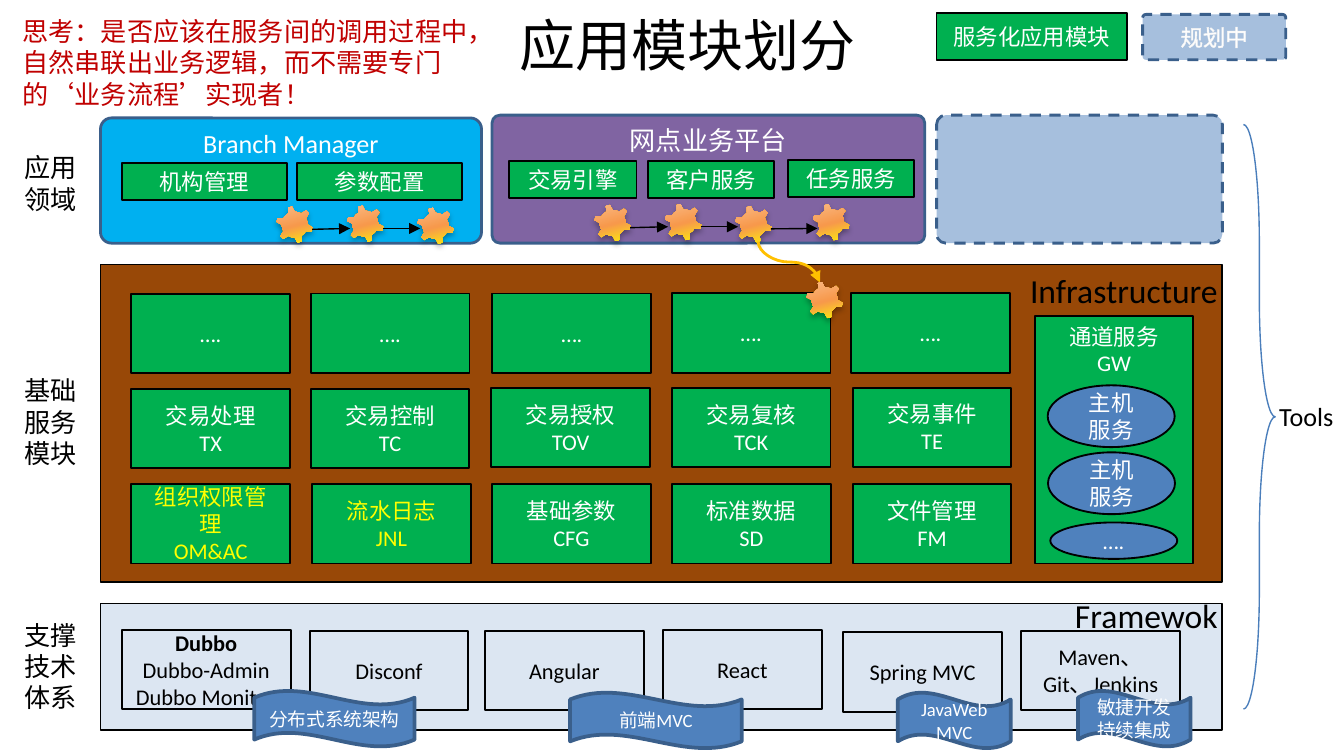
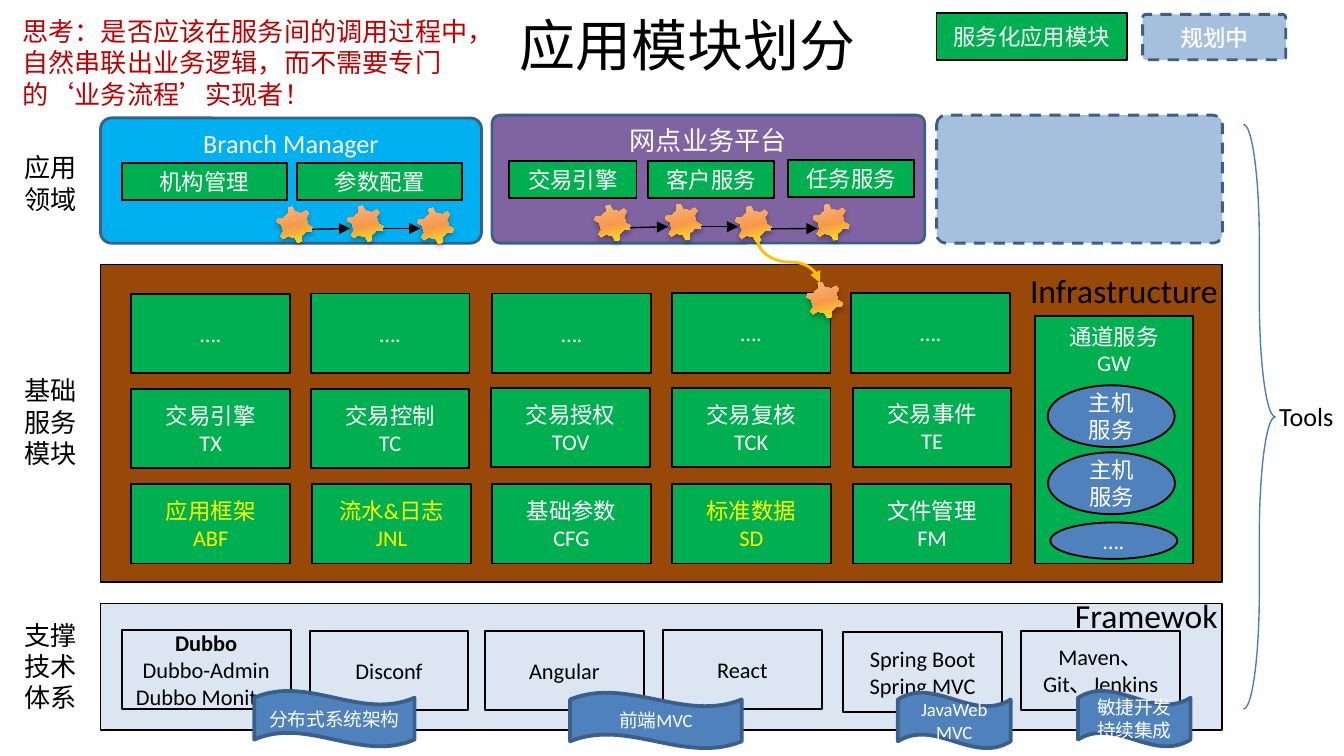
Before and after one commit to shiyunlai/tistools, a slide deck: slide 4 of readme/TIStools.pptx. Drawn at 1344x756 pixels with LibreOffice and Linux fonts; fonts in the diff are those of the drawing. Boxes give left, top, right and bottom in pixels: in the first picture for what was removed or moved away, otherwise in the second. Text is boxed around its words. In the diff, an @@ line names an element or a change of style, - is before the commit and + after.

```diff
--- a/readme/TIStools.pptx
+++ b/readme/TIStools.pptx
@@ text in rectangle at [166,405,256,426]: text changed @@
-交易处理
+交易引擎
@@ text in rectangle at [166,500,256,546]: text changed @@
-组织权限管理
-OM&AC
+应用框架
+ABF
@@ text in rectangle at [339,500,444,521]: text changed @@
-流水日志
+流水&日志
@@ rectangle "标准数据" at [672,484,831,563]: text colour #FFFFFF to #FFFF00 @@
@@ text in rectangle at [870,651,975,671]: paragraph added @@
+Spring Boot
```
Also in this commit, not shown: 7 slides added, 1 other file.
